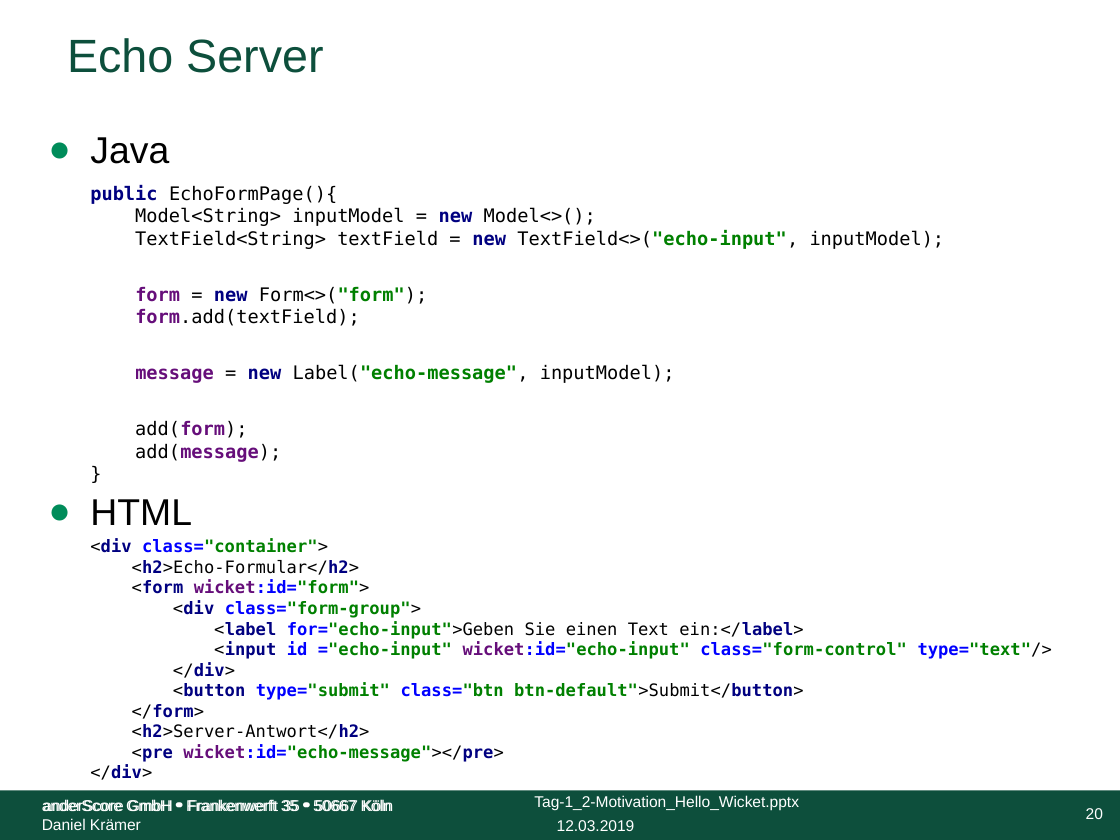
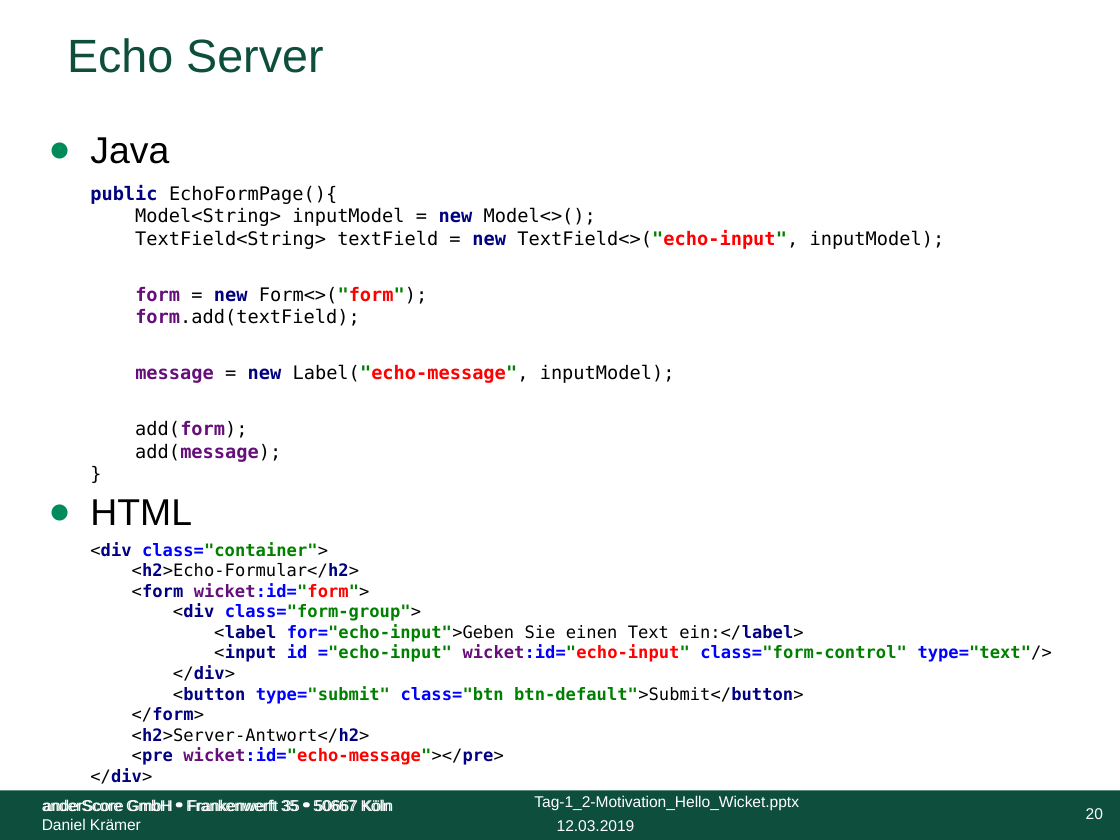
Before and after one commit to anderscore-gmbh/wicket-training, a slide deck: slide 20 of slides/Tag-1_2-Motivation_Hello_Wicket.pptx. Drawn at 1120x840 pixels with LibreOffice and Linux fonts; fonts in the diff are those of the drawing; background and template pictures are left out. Boxes give left, top, right and bottom in pixels: in the first picture for what was removed or moved away, otherwise in the second. Text is boxed around its words. In the diff, an @@ line names an element or a change of style, - is before the commit and + after.

```diff
--- a/slides/Tag-1_2-Motivation_Hello_Wicket.pptx
+++ b/slides/Tag-1_2-Motivation_Hello_Wicket.pptx
@@ text "public EchoFormPage(){ Model<String> inputModel = ..." at <box>90,185,945,462</box>: text colour #008000 to #FF0000 in "TextField<>("echo-input", Form<>("form"); Label("echo-messag ..." @@
@@ text "<div class="container"> <h2>Echo-Formular</h2> <form wicket: ..." at <box>90,542,1052,784</box>: text colour #008000 to #FF0000 in "wicket:id="form"> wicket:id="echo-input" wicket:id="echo-mes ..." @@
```
Also in this commit, not shown: 5 other slides changed, 2 other files.
